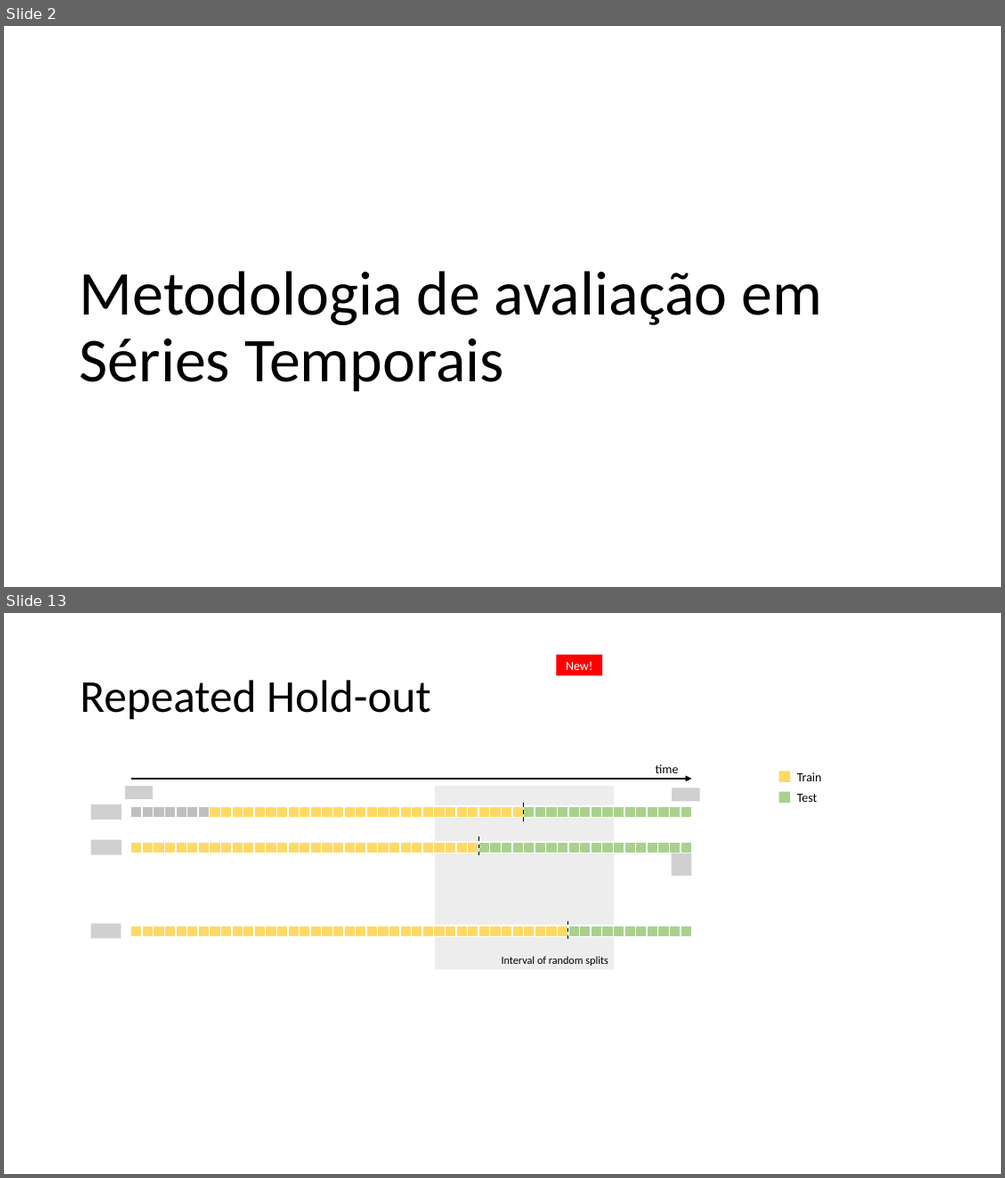
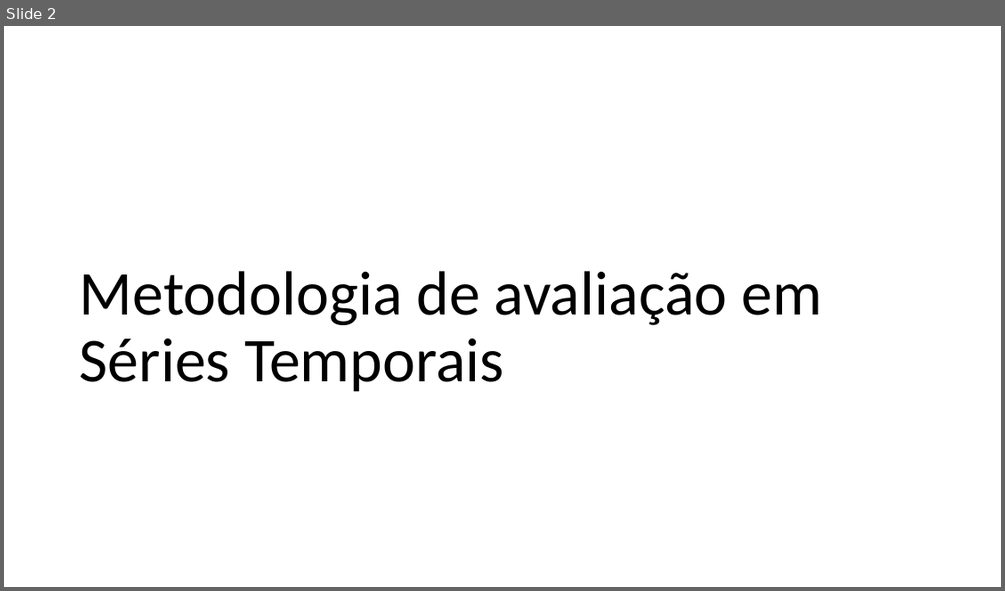
Before and after one commit to MiguelLoureiro98/timecave, a slide deck: papers/.ppt/TimeSeriesCV_15032024.pptx. Shown one above the other, each under a label of ours: slides 2 and 13 before the commit, slide 2 after it; the slides between them are not shown. The pictures are 1005x1178 and 1005x591 pixels, drawn with LibreOffice and Linux fonts; fonts in the diff are those of the drawing; grey boxes stand for pictures; background and template pictures are left out. Boxes give left, top, right and bottom in pixels: in the first picture for what was removed or moved away, otherwise in the second. Text is boxed around its words. In the diff, an @@ line names an element or a change of style, - is before the commit and + after.

```diff
--- a/papers/.ppt/TimeSeriesCV_15032024.pptx
+++ b/papers/.ppt/TimeSeriesCV_15032024.pptx
@@ slide 13 removed at box(4, 613, 1001, 1174), background #FFFFFF @@
@@ rectangle removed at box(557, 654, 603, 675) @@
-New!
@@ title removed at box(80, 680, 431, 720) @@
-Repeated Hold-out
@@ text removed at box(655, 764, 679, 773) @@
-time
@@ rectangle removed at box(779, 771, 791, 782) @@
@@ text removed at box(797, 772, 822, 781) @@
-Train
@@ picture removed at box(125, 786, 153, 799) @@
@@ arrow removed from (131, 779) to (692, 779) @@
@@ rectangle removed at box(435, 786, 614, 969) @@
@@ picture removed at box(672, 788, 700, 802) @@
@@ rectangle removed at box(779, 792, 791, 803) @@
@@ text removed at box(797, 794, 817, 802) @@
-Test
@@ picture removed at box(90, 804, 121, 819) @@
@@ table removed at box(131, 806, 692, 817), 1 rows, 50 columns @@
- |  |  |  |  |  |  |  |  |  |  |  |  |  |  |  |  |  |  |  |  |  |  |  |  |  |  |  |  |  |  |  |  |  |  |  |  |  |  |  |  |  |  |  |  |  |  |  |  | 
@@ line removed from (523, 803) to (523, 825) @@
@@ picture removed at box(90, 840, 121, 854) @@
@@ table removed at box(131, 842, 692, 853), 1 rows, 50 columns @@
- |  |  |  |  |  |  |  |  |  |  |  |  |  |  |  |  |  |  |  |  |  |  |  |  |  |  |  |  |  |  |  |  |  |  |  |  |  |  |  |  |  |  |  |  |  |  |  |  | 
@@ line removed from (479, 836) to (479, 859) @@
@@ picture removed at box(671, 853, 691, 876) @@
@@ picture removed at box(90, 924, 121, 938) @@
@@ table removed at box(131, 925, 692, 937), 1 rows, 50 columns @@
- |  |  |  |  |  |  |  |  |  |  |  |  |  |  |  |  |  |  |  |  |  |  |  |  |  |  |  |  |  |  |  |  |  |  |  |  |  |  |  |  |  |  |  |  |  |  |  |  | 
@@ line removed from (568, 920) to (568, 942) @@
@@ text removed at box(502, 956, 608, 965) @@
-Interval of random splits
```
Also in this commit, not shown: 2 slides changed, 5 slides added, 21 other slides removed, 2 other files.
